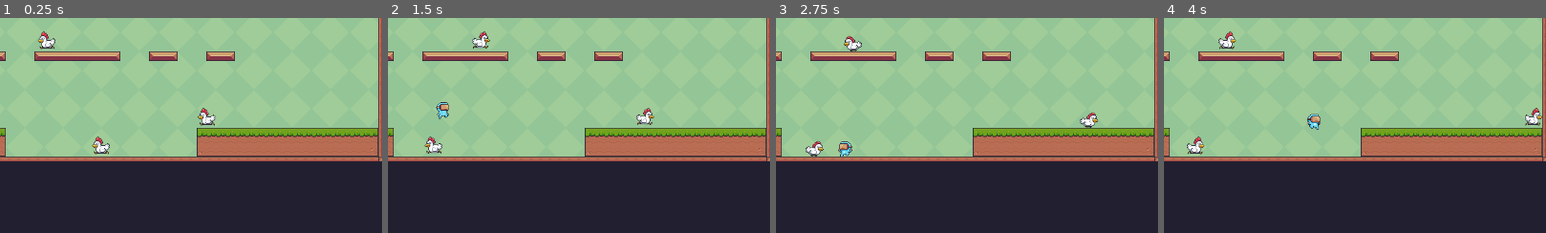
Above: before the commit, frames 1-4 (left to right).
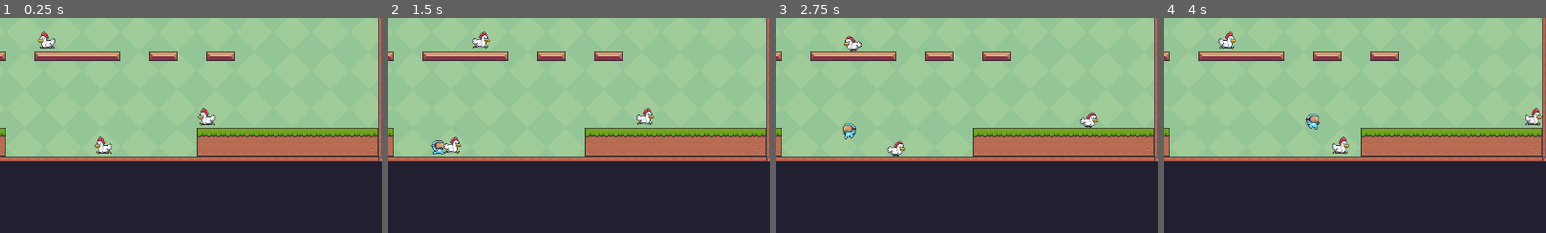
Above: after the commit, the same moments.

Repository: AlexForget/plateformerNoName
Game: Godot game, scene res://scenes/levels/level_1.tscn
The game is run twice, just before and just after one commit, with the same random seed, the same clock (stepped at 60 frames per second) and the same inputs.
Inputs:
- Up to frame 1 (0.25 s): no input
- Up to frame 2 (1.5 s): hold Right (moveRight) from 0.53 s (still down); tap Space (jump) at 0.6, 0.77, 1.07, 1.35 s
- Up to frame 3 (2.75 s): tap Space (jump) at 1.52, 1.82, 2.1 s; release Right (moveRight) at 2.03 s; hold Left (moveLeft) from 2.03 s (still down)
- Up to frame 4 (4 s): release Left (moveLeft) at 2.78 s; hold Right (moveRight) from 2.78 s (still down); tap Space (jump) at 2.85, 3.02, 3.32, 3.6, 3.77 s
The pictures show only the part of the screen within x 12-62%, y 28-78%; the shares and areas given below are measured in that part.

The runs differ from the first frame. In frame 1, 0.2% of the frame differs, in the area x 24-30%, y 55-64%; in frame 2, 0.7%; in frame 3, 0.8%, in the area x 7-34%, y 48-65%; in frame 4, 0.6%.

Commit message:
change windows resolution + minors stuff

Diff:
--- a/project.godot
+++ b/project.godot
@@ -19,6 +19,8 @@
 
 window/size/viewport_width=1280
 window/size/viewport_height=720
+window/size/window_width_override=720
+window/size/window_height_override=360
 window/stretch/mode="viewport"
 
 [input]
--- a/scenes/enemies/chicken.gd
+++ b/scenes/enemies/chicken.gd
@@ -13,7 +13,6 @@
 
 
 func _physics_process(delta):
-	var test: int = 1
 	# Add the gravity.
 	if not is_on_floor():
 		velocity.y += gravity * delta
@@ -21,9 +20,9 @@
 		change_direction()
 	if !$RayCast2D.is_colliding() && is_on_floor():
 		change_direction()
-	handle_movement(direction)
+	handle_movement()
 	update_chicken_state()
-	update_chicken_animation(direction)
+	update_chicken_animation()
 	move_and_slide()
 
 
@@ -31,7 +30,7 @@
 	direction = 1 if direction == -1 else -1
 	scale.x = 1 if scale.x == -1 else -1
 
-func handle_movement(direction):
+func handle_movement():
 	velocity.x = direction * speed
 
 
@@ -41,9 +40,9 @@
 		anim_state = state.RUN
 
 
-func update_chicken_animation(direction):
+func update_chicken_animation():
 	match anim_state:
 		state.IDLE:
 			animator.play("idle")
 		state.RUN:
-			animator.play("run")
+			animator.play("walk")
--- a/scenes/enemies/chicken.tscn
+++ b/scenes/enemies/chicken.tscn
@@ -130,6 +130,62 @@
 region = Rect2(384, 0, 32, 34)
 
 [sub_resource type="AtlasTexture" id="AtlasTexture_aqeoq"]
+atlas = ExtResource("3_yu3kn")
+region = Rect2(416, 0, 32, 34)
+
+[sub_resource type="AtlasTexture" id="AtlasTexture_8yrjr"]
+atlas = ExtResource("3_yu3kn")
+region = Rect2(0, 0, 32, 34)
+
+[sub_resource type="AtlasTexture" id="AtlasTexture_rme3u"]
+atlas = ExtResource("3_yu3kn")
+region = Rect2(32, 0, 32, 34)
+
+[sub_resource type="AtlasTexture" id="AtlasTexture_ng4nk"]
+atlas = ExtResource("3_yu3kn")
+region = Rect2(64, 0, 32, 34)
+
+[sub_resource type="AtlasTexture" id="AtlasTexture_7xf2f"]
+atlas = ExtResource("3_yu3kn")
+region = Rect2(96, 0, 32, 34)
+
+[sub_resource type="AtlasTexture" id="AtlasTexture_56ew6"]
+atlas = ExtResource("3_yu3kn")
+region = Rect2(128, 0, 32, 34)
+
+[sub_resource type="AtlasTexture" id="AtlasTexture_a33jx"]
+atlas = ExtResource("3_yu3kn")
+region = Rect2(160, 0, 32, 34)
+
+[sub_resource type="AtlasTexture" id="AtlasTexture_xgxdj"]
+atlas = ExtResource("3_yu3kn")
+region = Rect2(192, 0, 32, 34)
+
+[sub_resource type="AtlasTexture" id="AtlasTexture_lkd45"]
+atlas = ExtResource("3_yu3kn")
+region = Rect2(224, 0, 32, 34)
+
+[sub_resource type="AtlasTexture" id="AtlasTexture_kf0q5"]
+atlas = ExtResource("3_yu3kn")
+region = Rect2(256, 0, 32, 34)
+
+[sub_resource type="AtlasTexture" id="AtlasTexture_j7a3g"]
+atlas = ExtResource("3_yu3kn")
+region = Rect2(288, 0, 32, 34)
+
+[sub_resource type="AtlasTexture" id="AtlasTexture_ybo5h"]
+atlas = ExtResource("3_yu3kn")
+region = Rect2(320, 0, 32, 34)
+
+[sub_resource type="AtlasTexture" id="AtlasTexture_uk8l5"]
+atlas = ExtResource("3_yu3kn")
+region = Rect2(352, 0, 32, 34)
+
+[sub_resource type="AtlasTexture" id="AtlasTexture_vxi8t"]
+atlas = ExtResource("3_yu3kn")
+region = Rect2(384, 0, 32, 34)
+
+[sub_resource type="AtlasTexture" id="AtlasTexture_po5gj"]
 atlas = ExtResource("3_yu3kn")
 region = Rect2(416, 0, 32, 34)
 
@@ -244,6 +300,53 @@
 }],
 "loop": true,
 "name": &"run",
+"speed": 20.0
+}, {
+"frames": [{
+"duration": 1.0,
+"texture": SubResource("AtlasTexture_8yrjr")
+}, {
+"duration": 1.0,
+"texture": SubResource("AtlasTexture_rme3u")
+}, {
+"duration": 1.0,
+"texture": SubResource("AtlasTexture_ng4nk")
+}, {
+"duration": 1.0,
+"texture": SubResource("AtlasTexture_7xf2f")
+}, {
+"duration": 1.0,
+"texture": SubResource("AtlasTexture_56ew6")
+}, {
+"duration": 1.0,
+"texture": SubResource("AtlasTexture_a33jx")
+}, {
+"duration": 1.0,
+"texture": SubResource("AtlasTexture_xgxdj")
+}, {
+"duration": 1.0,
+"texture": SubResource("AtlasTexture_lkd45")
+}, {
+"duration": 1.0,
+"texture": SubResource("AtlasTexture_kf0q5")
+}, {
+"duration": 1.0,
+"texture": SubResource("AtlasTexture_j7a3g")
+}, {
+"duration": 1.0,
+"texture": SubResource("AtlasTexture_ybo5h")
+}, {
+"duration": 1.0,
+"texture": SubResource("AtlasTexture_uk8l5")
+}, {
+"duration": 1.0,
+"texture": SubResource("AtlasTexture_vxi8t")
+}, {
+"duration": 1.0,
+"texture": SubResource("AtlasTexture_po5gj")
+}],
+"loop": true,
+"name": &"walk",
 "speed": 15.0
 }]
 
@@ -257,8 +360,8 @@
 
 [node name="AnimatedSprite2D" type="AnimatedSprite2D" parent="."]
 sprite_frames = SubResource("SpriteFrames_4uvq0")
-animation = &"hit"
-frame_progress = 0.224924
+animation = &"run"
+frame_progress = 0.636243
 
 [node name="CollisionShape2D" type="CollisionShape2D" parent="."]
 position = Vector2(-0.5, 0.5)
--- a/scenes/levels/level_1.tscn
+++ b/scenes/levels/level_1.tscn
@@ -630,10 +630,10 @@
 position = Vector2(516, 368)
 
 [node name="Chicken2" parent="." instance=ExtResource("5_6hxme")]
-position = Vector2(248, 239)
+position = Vector2(248, 240)
 
 [node name="Chicken3" parent="." instance=ExtResource("5_6hxme")]
-position = Vector2(339, 415)
+position = Vector2(343, 416)
 
 [node name="Player" parent="." instance=ExtResource("4_7jh33")]
 position = Vector2(119, 328)
--- a/scenes/player/player.gd
+++ b/scenes/player/player.gd
@@ -1,6 +1,6 @@
 extends CharacterBody2D
 
-@onready var animator = $AnimatedSprite2D
+@onready var animated_sprite = $AnimatedSprite2D
 
 @export var speed : float = 150.0
 @export var jump_velocity : float = -300.0
@@ -59,15 +59,15 @@
 
 func update_player_animation(direction):
 	if direction > 0:
-		animator.flip_h = false
+		animated_sprite.flip_h = false
 	elif direction < 0:
-		animator.flip_h = true
+		animated_sprite.flip_h = true
 	match anim_state:
 		state.IDLE:
-			animator.play("idle")
+			animated_sprite.play("idle")
 		state.RUN:
-			animator.play("run")
+			animated_sprite.play("run")
 		state.FALL:
-			animator.play("fall")
+			animated_sprite.play("fall")
 		state.JUMP:
-			animator.play("jump")
+			animated_sprite.play("jump")
Not shown: 1 places in scenes/enemies/chicken.tscn that only renumber resources
